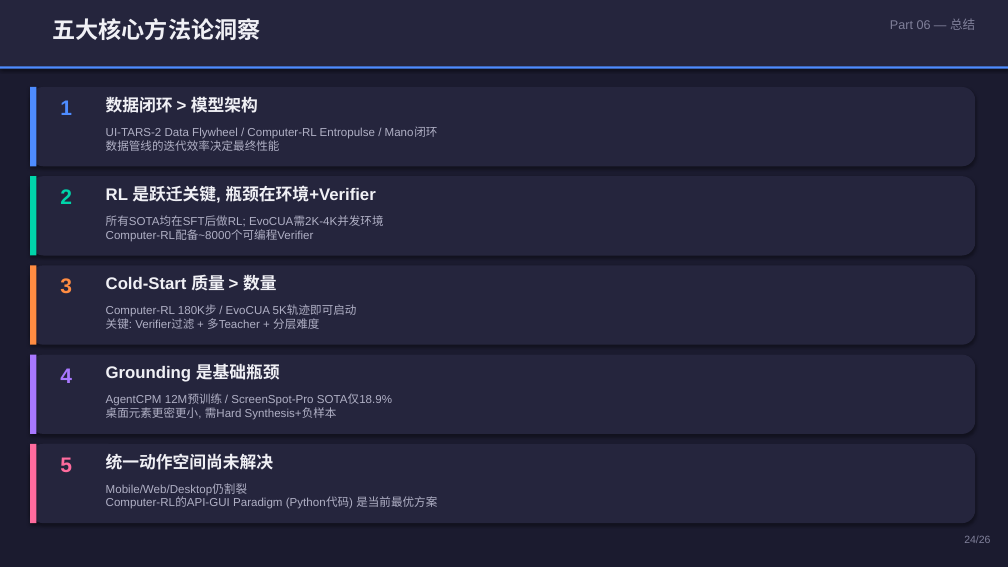
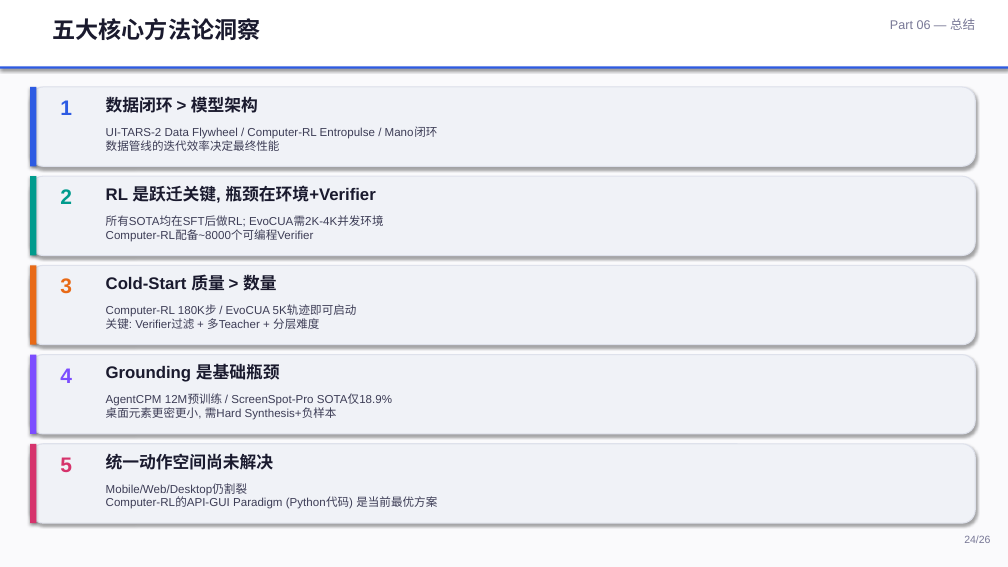
Before and after one commit to Pengxiang-Li/Cursor, a slide deck: slide 24 of CUA_Research_Report.pptx. Drawn at 1008x567 pixels with LibreOffice and Linux fonts; fonts in the diff are those of the drawing. Boxes give left, top, right and bottom in pixels: in the first picture for what was removed or moved away, otherwise in the second. Text is boxed around its words. In the diff, an @@ line names an element or a change of style, - is before the commit and + after.

```diff
--- a/CUA_Research_Report.pptx
+++ b/CUA_Research_Report.pptx
@@ background #1B1B2F to #FAFAFC @@
@@ rectangle at bbox=[0, 0, 1008, 68]: fill #25253D to #FFFFFF @@
@@ text "Part 06 — 总结" at bbox=[890, 18, 975, 30]: text colour #80809A to #787896 @@
@@ rectangle at bbox=[0, 67, 1008, 69]: fill #4E8CFF to #2D5BE3 @@
@@ rectangle at bbox=[30, 87, 36, 166]: fill #4E8CFF to #2D5BE3 @@
@@ text "1" at bbox=[60, 100, 72, 115]: text colour #4E8CFF to #2D5BE3 @@
@@ rectangle at bbox=[30, 176, 36, 256]: fill #00D4AA to #009B8D @@
@@ text "2" at bbox=[60, 189, 72, 204]: text colour #00D4AA to #009B8D @@
@@ rectangle at bbox=[30, 265, 36, 345]: fill #FF8C42 to #E86A17 @@
@@ text "3" at bbox=[60, 278, 72, 294]: text colour #FF8C42 to #E86A17 @@
@@ rectangle at bbox=[30, 355, 36, 434]: fill #A878FF to #7C4DFF @@
@@ text "4" at bbox=[60, 368, 72, 383]: text colour #A878FF to #7C4DFF @@
@@ fill #25253D to #F0F2F7; outline none to #DEE1EB 1 pt in 5 elements at bbox=[30, 87, 975, 166], bbox=[30, 176, 975, 256], bbox=[30, 265, 975, 345], bbox=[30, 355, 975, 434], bbox=[30, 444, 975, 523] @@
@@ rectangle at bbox=[30, 444, 36, 523]: fill #FF6B9D to #D6336C @@
@@ text "5" at bbox=[60, 457, 72, 472]: text colour #FF6B9D to #D6336C @@
@@ text colour #F0F0F5 to #1A1A2E in 6 elements at bbox=[53, 18, 261, 40], bbox=[106, 97, 258, 113], bbox=[106, 185, 375, 203], bbox=[106, 272, 277, 294], bbox=[106, 361, 280, 383], bbox=[106, 453, 273, 470] @@
@@ text colour #B0B0C5 to #3D3D56 in 5 elements at bbox=[106, 127, 438, 151], bbox=[106, 215, 384, 242], bbox=[106, 305, 357, 329], bbox=[106, 394, 392, 420], bbox=[106, 484, 437, 509] @@
@@ text "24/26" at bbox=[964, 535, 990, 543]: text colour #80809A to #787896 @@
```
Also in this commit, not shown: 25 other slides changed, 1 other file.
